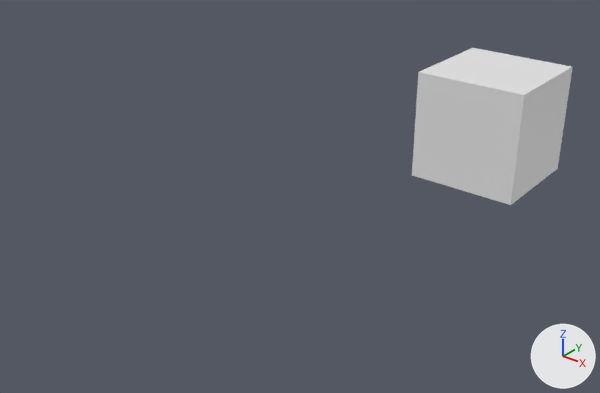
A saved change to the FBX model cubeWithBone.fbx.
Camera for both pictures: a 50 mm camera at (10.81, -10.8, 5.8) aimed at (1.97, 0.25, -1.05). Arrows for +X, +Y and +Z are at lower right; the lights stay in place.
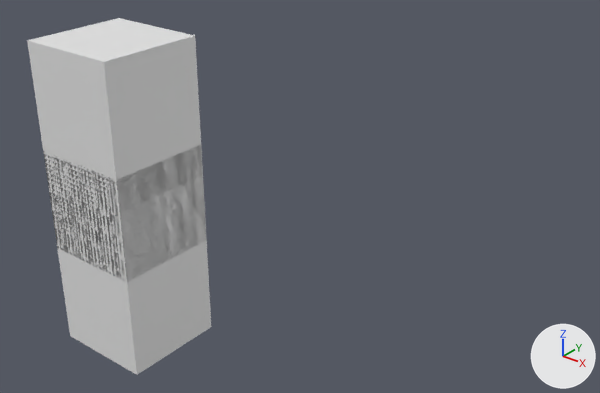
Boxes [x1, y1, x2, y2] around the edits, measured in the pictures (600 x 393 px):
'Cube.001', reshaped, moved, turned
    before: [412, 48, 573, 205]
    after: [27, 18, 211, 375]
part 1 of me_cube_001, added
    after: [27, 18, 211, 375]
part 2 of me_cube_001, cut back
    before: [412, 48, 573, 205]
    after: [43, 145, 207, 282]

Diff of the bpy script that builds the scene:
```diff
--- a/cubeWithBone.fbx.py
+++ b/cubeWithBone.fbx.py
@@ me_cube_001 @@
 # used by ob_cube_001; location = (4.58, 2.58, 0.37)
-me_cube_001.from_pydata(...)  # 8 vertices, 12 faces; spans x -1.0..1.0, y -1.0..1.0, z -1.0..1.0
+me_cube_001.from_pydata(...)  # 1546 vertices, 1542 faces; spans x -1.0..1.0, y -1.0..1.0, z -3.03..3.03
+# me_cube_001 part 1: a new loose piece of 1538 vertices spanning x -1.0..1.0, y -1.0..1.0, z -3.03..3.03
+# me_cube_001 part 2
+# 12 faces are deleted
+# 6 new faces join them
@@ ob_cube_001 @@
 ob_cube_001 = bpy.data.objects.new('Cube.001', me_cube_001)
-ob_cube_001.location = (4.58, 2.58, 0.37)
+ob_cube_001.location = (-0.46, -1.86, -1.0)
+ob_cube_001.rotation_euler = (0.0, 0.0, 3.142)  # degrees (0, 0, 180)
```
